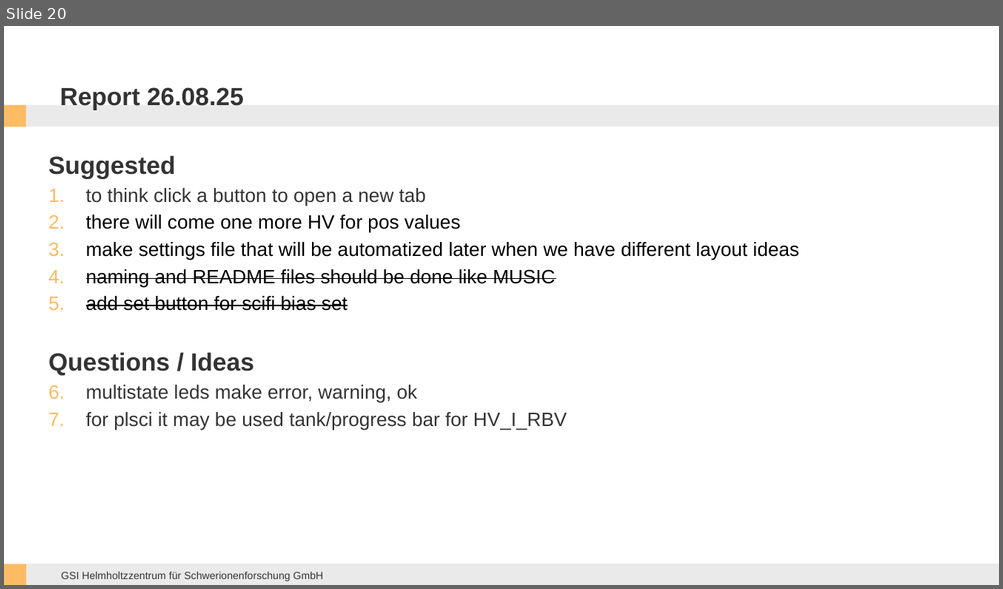
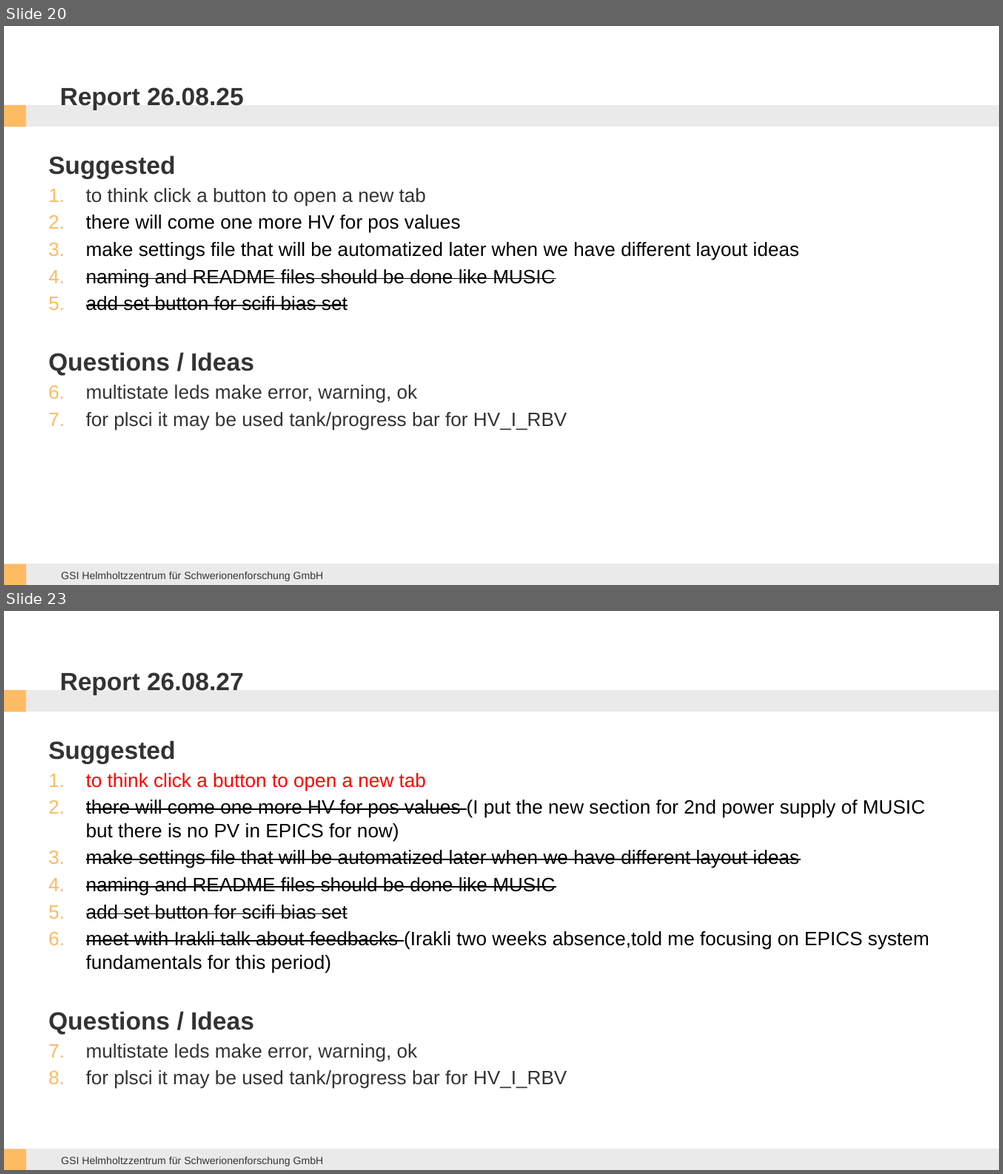
Before and after one commit to ikeshel/sfrs-dcs-epics, a slide deck: CSS_examples/Documentation && Report/CSS works.pptx. Shown one above the other, each under a label of ours: slide 20 before the commit, slides 20 and 23 after it; the slides between them are not shown. The pictures are 1003x589 and 1003x1174 pixels, drawn with LibreOffice and Linux fonts; fonts in the diff are those of the drawing; background and template pictures are left out. Boxes give left, top, right and bottom in pixels: in the first picture for what was removed or moved away, otherwise in the second. Text is boxed around its words. In the diff, an @@ line names an element or a change of style, - is before the commit and + after.

Commit message:
MUSIC updated v3 - two sections for HV

```diff
--- a/CSS_examples/Documentation && Report/CSS works.pptx
+++ b/CSS_examples/Documentation && Report/CSS works.pptx
@@ slide 23 added at (x1=4, y1=611, x2=999, y2=1170), background #FFFFFF; not listed: 5 template elements that a slide beside it also shows @@
@@ title added at (x1=60, y1=672, x2=244, y2=695), 18 pt, text #333333, bold @@
+Report 26.08.27
@@ text added at (x1=48, y1=741, x2=929, y2=1089), 14 pt, text #000000 @@
+Suggested
+1. to think click a button to open a new tab
+2. there will come one more HV for pos values (I put the new section for 2nd power supply of MUSIC but there is no PV in EPICS for now)
+3. make settings file that will be automatized later when we have different layout ideas
+4. naming and README files should be done like MUSIC
+5. add set button for scifi bias set
+6. meet with Irakli talk about feedbacks (Irakli two weeks absence,told me focusing on EPICS system fundamentals for this period)
+Questions / Ideas
+1. multistate leds make error, warning, ok
+2. for plsci it may be used tank/progress bar for HV_I_RBV
```
Also in this commit, not shown: 1 slide changed, 1 other slide added, 11 other files.
